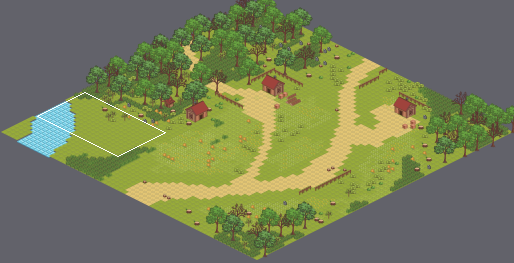
An edit to a level. Tiled map, map/road.tmx. Above, an overview of the earlier version with the close-up marked.
Close-up. Earlier state:
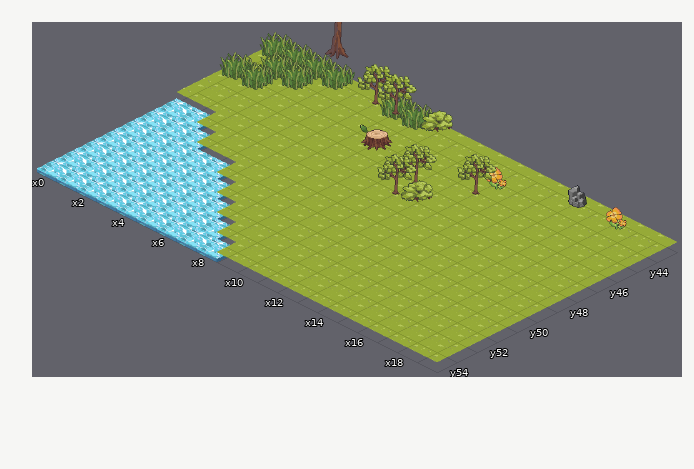
Cells are 64x32 px. Isometric: x runs down to the right, y down to the left. Shown: x 0..19, y 43..54. The commit also changed other parts of the map, which this record leaves out.
Now the later version:
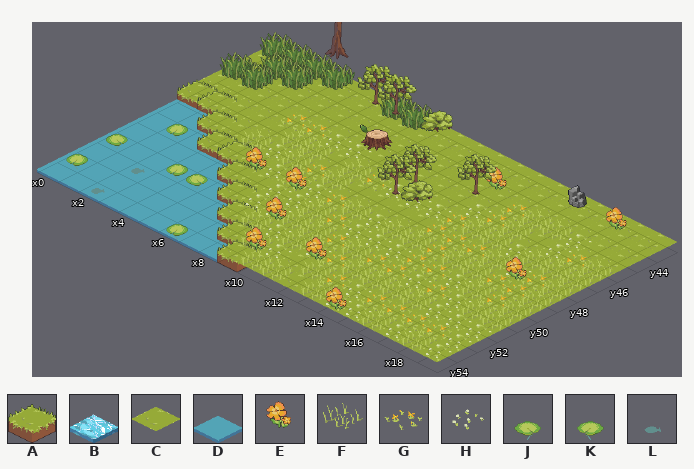
Key: from "map": A 0 "grass (3)", B 3 "grass (10)", C 7 "grass", D 8 "grass (2)"; from "small-obj": E 4 "grass (13)", F 20 "weed (2)", G 23 "flower-small", H 24 "flower-small (2)", J 32 "water", K 32 flipped left-right "water", L 33 flipped left-right "water (2)".
_ is an empty cell, . an unchanged one.
Diff:
--- layer "タイル・レイヤー1"
@@ x 0..9 @@
-47 CC........
-48 BBC.......
-49 BBBCC.....
-50 BBBBBC....
-51 BBBBBBC...
-52 BBBBBBBC..
-53 BBBBBBBBC.
-54 BBBBBBBBBC
+47 AA........
+48 DDA.......
+49 DDDAA.....
+50 DDDDDA....
+51 DDDDDDA...
+52 DDDDDDDA..
+53 DDDDDDDDA.
+54 DDDDDDDDDA
--- layer "タイル・レイヤー 2"
@@ x 0..19 @@
-45 ..............____..
-46 ....____.....___.___
-47 .....__.____________
-48 ...._____...._______
-49 ._....______________
-50 ......._____________
-51 _..__.._____________
-52 .._.....____________
-53 _........__.________
-54 .._..._...__._______
+45 ..............GFFH..
+46 ....GGHH.....HGF.HGF
+47 .....FF.FGHHHGFFHFFF
+48 ....FHFGF....GGGFHGF
+49 .K....HGHGFHFFGFFGGF
+50 .......HHFGHHHGGHFGF
+51 J..KJ..HHFFGFGGHGHFF
+52 ..L.....FHFHGFFFFHHH
+53 K........FH.FGHGGGGH
+54 ..L...K...FF.FHHFHFH
--- layer "タイル・レイヤー 3"
@@ x 5..17 @@
-48 ............_
-49 _._..........
+48 ............E
+49 E.E..........
@@ x 8..14 @@
-51 _......
-52 ..._...
-53 ._.....
-54 ......_
+51 E......
+52 ...E...
+53 .E.....
+54 ......E
